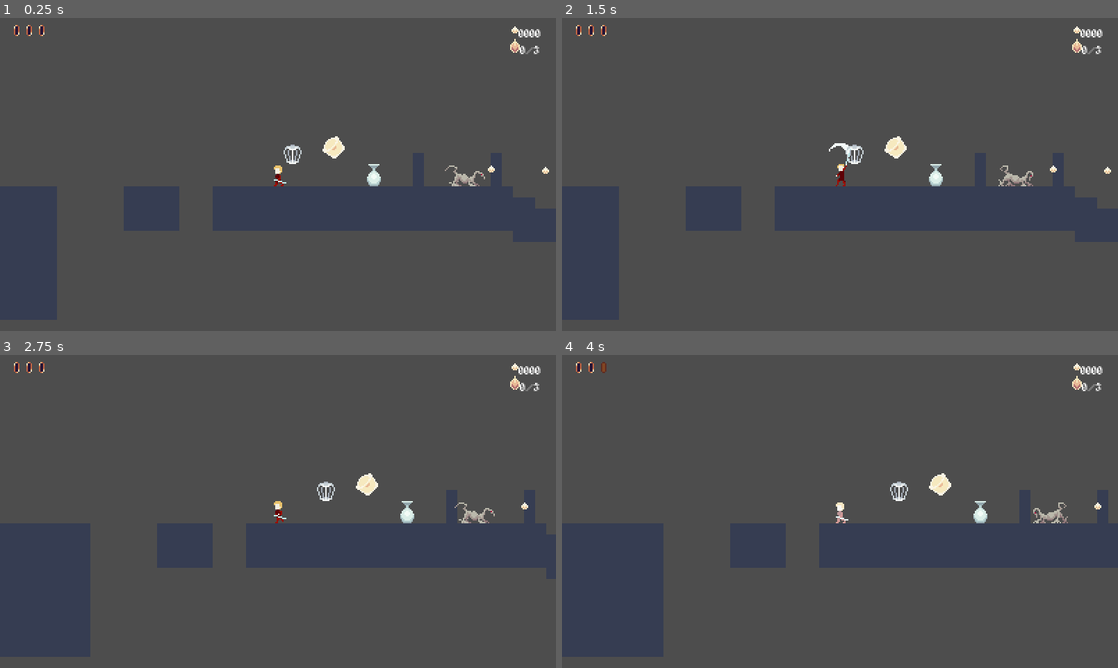
Above: before the commit, frames 1-4 (two rows, left to right).
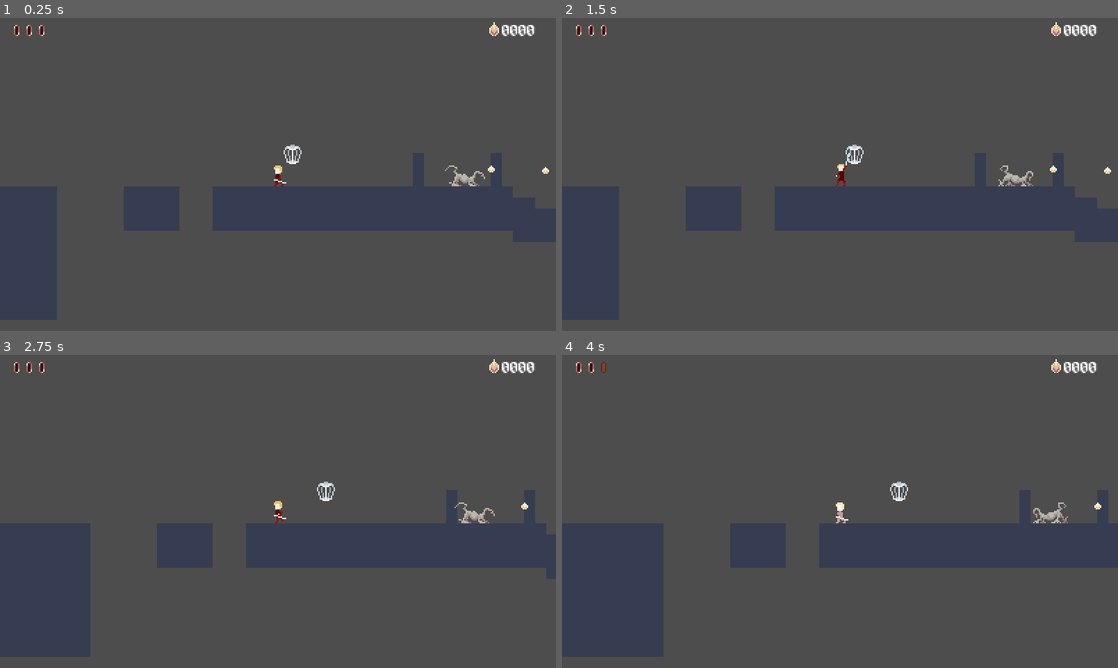
Above: after the commit, the same moments.

Repository: Zac707/into-the-night
Game: Godot game, scene res://Scenes/test_scene.tscn
Two runs of this game, one before a commit and one after it. Both use one fixed random seed, a clock stepped at 60 frames per second and the inputs below. The project has no main scene, so this scene is started directly. The engine's default icon, where the game draws it, is replaced by a stand-in: a white triangle on a blue panel in a dark square.
Inputs:
- Up to frame 1 (0.25 s): no input
- Up to frame 2 (1.5 s): hold W (up) from 0.53 s (still down); tap L (attack) at 0.6, 1.35 s; tap Space (jump) at 0.77 s
- Up to frame 3 (2.75 s): tap Space (jump) at 1.52 s; release W (up) at 2.03 s; hold A (left) from 2.03 s (still down); tap K (hook_test) at 2.1 s; tap L (attack) at 2.3 s
- Up to frame 4 (4 s): tap L (attack) at 2.85, 3.6 s; tap Space (jump) at 3.02, 3.77 s; release A (left) at 3.53 s; hold S (down) from 3.53 s (still down)

The runs differ from the first frame. In frame 1, 0.7% of the frame differs, in the area x 58-98%, y 1-54%; in frame 2, 0.7%, in the area x 48-98%, y 1-54%; in frame 3, 0.7%; in frame 4, 0.7%.

Commit message:
Revert "miscellanous things"
This reverts commit a8cb200f1e9da65e6257311e7f55d31b8ae53ffe.

Diff:
--- a/Scenes/GUI/UI.tscn
+++ b/Scenes/GUI/UI.tscn
@@ -31,6 +31,5 @@
 size_flags_horizontal = 3
 
 [node name="LicanScore" parent="HBoxContainer" unique_id=665192234 instance=ExtResource("1_nxvpl")]
-custom_minimum_size = Vector2(30, 0)
 layout_mode = 2
 size_flags_vertical = 4
--- a/Scenes/GUI/lican_score.tscn
+++ b/Scenes/GUI/lican_score.tscn
@@ -2,47 +2,26 @@
 
 [ext_resource type="Script" uid="uid://c255upj1u78vm" path="res://Scripts/lican_score.gd" id="1_pwfgg"]
 [ext_resource type="Texture2D" uid="uid://bjg78j5dldshg" path="res://Assets/Outdated/collectable.png" id="2_ihspk"]
-[ext_resource type="Texture2D" uid="uid://cecfpm2lc4v6i" path="res://Assets/Level Elements/collectible_small.png" id="2_mun0s"]
 [ext_resource type="FontFile" uid="uid://bqwuooijs7kkr" path="res://Assets/Fonts/alagard.ttf" id="3_ihspk"]
 
-[node name="LicanScore" type="Control" unique_id=665192234 node_paths=PackedStringArray("score_label", "star_label")]
+[node name="LicanScore" type="Control" unique_id=665192234 node_paths=PackedStringArray("score_label")]
 custom_minimum_size = Vector2(45, 0)
 layout_mode = 3
 anchors_preset = 0
 offset_right = 30.0
 offset_bottom = 14.0
 script = ExtResource("1_pwfgg")
-score_label = NodePath("VBoxContainer/HBoxContainer/Label")
-star_label = NodePath("VBoxContainer/HBoxContainer2/Label2")
+score_label = NodePath("Label")
 
-[node name="VBoxContainer" type="VBoxContainer" parent="." unique_id=975407100]
-layout_mode = 0
-offset_right = 22.0
-offset_bottom = 20.0
-
-[node name="HBoxContainer" type="HBoxContainer" parent="VBoxContainer" unique_id=1499890468]
-layout_mode = 2
-alignment = 1
-
-[node name="Sprite2D" type="Sprite2D" parent="VBoxContainer/HBoxContainer" unique_id=722372162]
-texture = ExtResource("2_mun0s")
-
-[node name="Label" type="Label" parent="VBoxContainer/HBoxContainer" unique_id=1673848852]
-layout_mode = 2
-size_flags_horizontal = 8
-theme_override_fonts/font = ExtResource("3_ihspk")
-theme_override_font_sizes/font_size = 8
-text = "0000"
-
-[node name="HBoxContainer2" type="HBoxContainer" parent="VBoxContainer" unique_id=1128475456]
-layout_mode = 2
-alignment = 1
-
-[node name="Sprite2D" type="Sprite2D" parent="VBoxContainer/HBoxContainer2" unique_id=1738649180]
+[node name="Sprite2D" type="Sprite2D" parent="." unique_id=722372162]
 texture = ExtResource("2_ihspk")
 
-[node name="Label2" type="Label" parent="VBoxContainer/HBoxContainer2" unique_id=701961443]
-layout_mode = 2
+[node name="Label" type="Label" parent="." unique_id=1673848852]
+layout_mode = 0
+offset_left = 6.0
+offset_top = -4.0
+offset_right = 30.0
+offset_bottom = 8.0
 theme_override_fonts/font = ExtResource("3_ihspk")
-theme_override_font_sizes/font_size = 8
-text = "0/3"
+theme_override_font_sizes/font_size = 12
+text = "0000"
--- a/Scenes/Level Elements/healing_orb.tscn
+++ /dev/null
@@ -1,18 +0,0 @@
-[gd_scene format=3 uid="uid://dw2ee6rywbdm4"]
-
-[ext_resource type="Script" uid="uid://blr8c8v6ofb7o" path="res://Scripts/healing_orb.gd" id="1_2xgpw"]
-[ext_resource type="Texture2D" uid="uid://emdrkjvo68a2" path="res://Assets/Level Elements/healing_orb.png" id="2_oit4k"]
-
-[sub_resource type="CircleShape2D" id="CircleShape2D_f6n1y"]
-radius = 3.0
-
-[node name="HealingOrb" type="Area2D" unique_id=795334603]
-script = ExtResource("1_2xgpw")
-
-[node name="CollisionShape2D" type="CollisionShape2D" parent="." unique_id=1418031356]
-shape = SubResource("CircleShape2D_f6n1y")
-
-[node name="Sprite2D" type="Sprite2D" parent="." unique_id=688185496]
-texture = ExtResource("2_oit4k")
-
-[connection signal="area_entered" from="." to="." method="_on_area_entered"]
--- a/Scenes/Level Elements/star.tscn
+++ /dev/null
@@ -1,62 +0,0 @@
-[gd_scene format=3 uid="uid://by03lv4rsdh0p"]
-
-[ext_resource type="Script" uid="uid://bljgkbol7nxe2" path="res://Scripts/star.gd" id="1_c0kux"]
-[ext_resource type="Texture2D" uid="uid://c6s0knkljpnas" path="res://Assets/Level Elements/Bic_Lican-Sheet.png" id="2_mq05y"]
-
-[sub_resource type="CircleShape2D" id="CircleShape2D_f23li"]
-radius = 8.0
-
-[sub_resource type="AtlasTexture" id="AtlasTexture_lueng"]
-atlas = ExtResource("2_mq05y")
-region = Rect2(16, 0, 16, 16)
-
-[sub_resource type="AtlasTexture" id="AtlasTexture_8pd8c"]
-atlas = ExtResource("2_mq05y")
-region = Rect2(32, 0, 16, 16)
-
-[sub_resource type="AtlasTexture" id="AtlasTexture_pyfxt"]
-atlas = ExtResource("2_mq05y")
-region = Rect2(48, 0, 16, 16)
-
-[sub_resource type="AtlasTexture" id="AtlasTexture_bfr3g"]
-atlas = ExtResource("2_mq05y")
-region = Rect2(64, 0, 16, 16)
-
-[sub_resource type="AtlasTexture" id="AtlasTexture_pyd5c"]
-atlas = ExtResource("2_mq05y")
-region = Rect2(80, 0, 16, 16)
-
-[sub_resource type="SpriteFrames" id="SpriteFrames_0qhb1"]
-animations = [{
-"frames": [{
-"duration": 1.0,
-"texture": SubResource("AtlasTexture_lueng")
-}, {
-"duration": 1.0,
-"texture": SubResource("AtlasTexture_8pd8c")
-}, {
-"duration": 1.0,
-"texture": SubResource("AtlasTexture_pyfxt")
-}, {
-"duration": 1.0,
-"texture": SubResource("AtlasTexture_bfr3g")
-}, {
-"duration": 1.0,
-"texture": SubResource("AtlasTexture_pyd5c")
-}],
-"loop": true,
-"name": &"default",
-"speed": 8.0
-}]
-
-[node name="Star" type="Area2D" unique_id=1122452316]
-script = ExtResource("1_c0kux")
-
-[node name="CollisionShape2D" type="CollisionShape2D" parent="." unique_id=1068422938]
-shape = SubResource("CircleShape2D_f23li")
-
-[node name="AnimatedSprite2D" type="AnimatedSprite2D" parent="." unique_id=1671726337]
-sprite_frames = SubResource("SpriteFrames_0qhb1")
-autoplay = "default"
-
-[connection signal="body_entered" from="." to="." method="_on_body_entered"]
--- a/Scenes/Level Elements/vase.tscn
+++ /dev/null
@@ -1,29 +0,0 @@
-[gd_scene format=3 uid="uid://ch6kx6u3wylj2"]
-
-[ext_resource type="Texture2D" uid="uid://ndreiopjmt6w" path="res://Assets/Level Elements/Vase.png" id="1_nyui6"]
-[ext_resource type="Script" uid="uid://c4bgnaplh3j68" path="res://Scripts/vase_hurtbox.gd" id="2_8sobv"]
-[ext_resource type="PackedScene" uid="uid://dw2ee6rywbdm4" path="res://Scenes/Level Elements/healing_orb.tscn" id="3_8sobv"]
-
-[sub_resource type="RectangleShape2D" id="RectangleShape2D_dkl8g"]
-size = Vector2(10, 16)
-
-[sub_resource type="CapsuleShape2D" id="CapsuleShape2D_8fhrt"]
-radius = 5.0
-height = 16.0
-
-[node name="Vase" type="RigidBody2D" unique_id=1750708654]
-
-[node name="CollisionShape2D" type="CollisionShape2D" parent="." unique_id=2040335030]
-shape = SubResource("RectangleShape2D_dkl8g")
-
-[node name="Sprite2D" type="Sprite2D" parent="." unique_id=1791559647]
-texture = ExtResource("1_nyui6")
-
-[node name="VaseHurtbox" type="Area2D" parent="." unique_id=1232823628]
-script = ExtResource("2_8sobv")
-heal_orb = ExtResource("3_8sobv")
-
-[node name="CollisionShape2D" type="CollisionShape2D" parent="VaseHurtbox" unique_id=158056800]
-shape = SubResource("CapsuleShape2D_8fhrt")
-
-[connection signal="area_entered" from="VaseHurtbox" to="VaseHurtbox" method="_on_area_entered"]
--- a/Scenes/Player/player_test.tscn
+++ b/Scenes/Player/player_test.tscn
@@ -101,7 +101,7 @@
 tracks/4/interp = 1
 tracks/4/loop_wrap = true
 tracks/4/keys = {
-"times": PackedFloat32Array(0.1),
+"times": PackedFloat32Array(0.06666667),
 "transitions": PackedFloat32Array(1),
 "values": [{
 "args": [],
@@ -181,7 +181,7 @@
 tracks/5/interp = 1
 tracks/5/loop_wrap = true
 tracks/5/keys = {
-"times": PackedFloat32Array(0.1),
+"times": PackedFloat32Array(0.06666667),
 "transitions": PackedFloat32Array(1),
 "values": [{
 "args": [],
@@ -361,7 +361,7 @@
 tracks/5/interp = 1
 tracks/5/loop_wrap = true
 tracks/5/keys = {
-"times": PackedFloat32Array(0.1),
+"times": PackedFloat32Array(0.06666667),
 "transitions": PackedFloat32Array(1),
 "values": [{
 "args": [],
@@ -429,7 +429,7 @@
 tracks/4/interp = 1
 tracks/4/loop_wrap = true
 tracks/4/keys = {
-"times": PackedFloat32Array(0.1),
+"times": PackedFloat32Array(0.06666667),
 "transitions": PackedFloat32Array(1),
 "values": [{
 "args": [],
@@ -671,7 +671,7 @@
 tracks/4/interp = 1
 tracks/4/loop_wrap = true
 tracks/4/keys = {
-"times": PackedFloat32Array(0.1),
+"times": PackedFloat32Array(0.06666667),
 "transitions": PackedFloat32Array(1),
 "values": [{
 "args": [],
@@ -751,7 +751,7 @@
 tracks/5/interp = 1
 tracks/5/loop_wrap = true
 tracks/5/keys = {
-"times": PackedFloat32Array(0.1),
+"times": PackedFloat32Array(0.06666667),
 "transitions": PackedFloat32Array(1),
 "values": [{
 "args": [],
@@ -819,7 +819,7 @@
 tracks/4/interp = 1
 tracks/4/loop_wrap = true
 tracks/4/keys = {
-"times": PackedFloat32Array(0.1),
+"times": PackedFloat32Array(0.06666667),
 "transitions": PackedFloat32Array(1),
 "values": [{
 "args": [],
@@ -931,7 +931,7 @@
 tracks/5/interp = 1
 tracks/5/loop_wrap = true
 tracks/5/keys = {
-"times": PackedFloat32Array(0.1),
+"times": PackedFloat32Array(0.06666667),
 "transitions": PackedFloat32Array(1),
 "values": [{
 "args": [],
@@ -991,20 +991,6 @@
 "transitions": PackedFloat32Array(1, 1),
 "update": 1,
 "values": [false, true]
-}
-tracks/4/type = "method"
-tracks/4/imported = false
-tracks/4/enabled = true
-tracks/4/path = NodePath("StateMachine/PlayerAttack")
-tracks/4/interp = 1
-tracks/4/loop_wrap = true
-tracks/4/keys = {
-"times": PackedFloat32Array(0.1),
-"transitions": PackedFloat32Array(1),
-"values": [{
-"args": [],
-"method": &"spawn_effect"
-}]
 }
 
 [sub_resource type="Animation" id="Animation_ffx63"]
@@ -1303,7 +1289,7 @@
 texture = ExtResource("3_qki6r")
 hframes = 26
 vframes = 4
-frame = 34
+frame = 14
 
 [node name="PlayerCollision" type="CollisionShape2D" parent="." unique_id=23757872]
 position = Vector2(0, 1)
@@ -1380,7 +1366,6 @@
 collision_mask = 3
 
 [node name="CollisionShape2D" type="CollisionShape2D" parent="PlayerComponents/AttackComponentPlayer" unique_id=1799505131]
-scale = Vector2(1, 0.6)
 shape = SubResource("CapsuleShape2D_8dx66")
 disabled = true
 
--- a/Scenes/test_scene.tscn
+++ b/Scenes/test_scene.tscn
@@ -13,8 +13,6 @@
 [ext_resource type="Script" uid="uid://hsvc43sf0ked" path="res://Scripts/killbox.gd" id="12_4blnk"]
 [ext_resource type="PackedScene" uid="uid://dyhcp7iky6fp3" path="res://Scenes/Level Elements/grapple_point.tscn" id="12_ibmi3"]
 [ext_resource type="Script" uid="uid://dh0ss2478cckn" path="res://Scripts/respawn_point.gd" id="13_tnimv"]
-[ext_resource type="PackedScene" uid="uid://ch6kx6u3wylj2" path="res://Scenes/Level Elements/vase.tscn" id="14_tnimv"]
-[ext_resource type="PackedScene" uid="uid://by03lv4rsdh0p" path="res://Scenes/Level Elements/star.tscn" id="15_4qg1e"]
 
 [sub_resource type="TileSetAtlasSource" id="TileSetAtlasSource_coq8p"]
 texture = ExtResource("3_sasra")
@@ -670,12 +668,6 @@
 [node name="CollisionShape2D" type="CollisionShape2D" parent="RespawnManager/RespawnPoint2" unique_id=1472703342]
 shape = SubResource("RectangleShape2D_dhrl2")
 
-[node name="Vase" parent="." unique_id=1750708654 instance=ExtResource("14_tnimv")]
-position = Vector2(-44, 12)
-
-[node name="Star" parent="." unique_id=1122452316 instance=ExtResource("15_4qg1e")]
-position = Vector2(-73, -4)
-
 [connection signal="body_entered" from="CameraManager/CameraBox1" to="CameraManager/CameraBox1" method="_on_body_entered"]
 [connection signal="body_entered" from="CameraManager/CameraBox2" to="CameraManager/CameraBox2" method="_on_body_entered"]
 [connection signal="area_entered" from="RespawnManager/Killbox" to="RespawnManager/Killbox" method="_on_area_entered"]
--- a/Scripts/Globals/AnimationManager.gd
+++ b/Scripts/Globals/AnimationManager.gd
@@ -10,11 +10,3 @@
 
 	await get_tree().create_timer(effect_duration).timeout
 	instance.queue_free()
-
-
-func place_scene(object, object_pos, object_scale):
-	var instance = object.instantiate()
-	instance.global_position = object_pos
-	instance.scale = object_scale
-	get_tree().current_scene.add_child(instance)
-	print("instance placed")
--- a/Scripts/Globals/GlobalEventManager.gd
+++ b/Scripts/Globals/GlobalEventManager.gd
@@ -2,7 +2,6 @@
 
 
 var current_tilemap_bounds: Array[Vector2]
-
 signal bounds_changed(bounds: Array[Vector2])
 
 
--- a/Scripts/Globals/PlayerGlobals.gd
+++ b/Scripts/Globals/PlayerGlobals.gd
@@ -5,8 +5,6 @@
 var maximum_health: int = 3
 var current_health: int
 var collected_licans: int
-var collected_stars: int
 
 signal health_changed
 signal lican_collected
-signal star_collected
--- a/Scripts/Player Scripts/Player States/player_attack.gd
+++ b/Scripts/Player Scripts/Player States/player_attack.gd
@@ -4,7 +4,7 @@
 class_name PlayerAttack
 
 
-@export var effect_duration: float = 0.2
+@export var effect_duration: float = 0.0667
 
 var attack_sprite: = preload("res://Assets/Player/swordslash_small.png")
 var attack_sprite_big: = preload("res://Assets/Player/swordslash_big.png")
@@ -13,7 +13,6 @@
 "Left_Attack_Up": [attack_sprite_big, Vector2(0, -15), Vector2(-1.0, 1.0)], "Aerial_Attack_Side": [attack_sprite, Vector2(15, 0), Vector2(1.0, 1.0)], "Left_Aerial_Attack_Side": [attack_sprite, Vector2(-15, 0), Vector2(-1.0, 1.0)],
 "Aerial_Attack_Down": [attack_sprite_big, Vector2(0, 15), Vector2(1.0, -1.0)], "Aerial_Attack_Up": [attack_sprite_big, Vector2(0, -15), Vector2(1.0, 1.0)],"Left_Aerial_Attack_Down": [attack_sprite_big, Vector2(0, 15), Vector2(-1.0, -1.0)],
 "Left_Aerial_Attack_Up": [attack_sprite_big, Vector2(0, -15), Vector2(-1.0, 1.0)]}
-var effect_allowed: bool = false
 
 var directional_input: Vector2
 var bounce_executed: bool = false
@@ -64,24 +63,19 @@
 	is_airborne = false
 	attacked_areas.clear()
 	chosen_effect = []
-	effect_allowed = false
 
 
 func update(_delta: float):
 	for area in player.attack_component.get_overlapping_areas():
 		if area.has_method("get_enemy_damage") and not attacked_areas.has(area):
-			effect_allowed = true
 			var attack = Attack.new()
 			attack.attack_damage = 1
 			attack.attack_direction = directional_input
 			attack.knockback_force = 30
 			area.get_enemy_damage(attack)
 			attacked_areas.append(area)
-
 		if area.is_in_group("bouncing_object") and directional_input == Vector2(0, 1) and not player.is_on_floor():
-			effect_allowed = true
 			_bounce()
-
 
 	evaluate_transitions()
 
@@ -108,10 +102,8 @@
 
 
 func spawn_effect():
-	if effect_allowed:
-		print ("spawning effect")
-		var pos: Vector2 = chosen_effect[1] + player.global_position
-		AnimationManager.place_effects(chosen_effect[0], pos, chosen_effect[2], effect_duration)
+	var pos: Vector2 = chosen_effect[1] + player.global_position
+	AnimationManager.place_effects(chosen_effect[0], pos, chosen_effect[2], effect_duration)
 
 
 func evaluate_transitions():
--- a/Scripts/Player Scripts/Player States/player_fall.gd
+++ b/Scripts/Player Scripts/Player States/player_fall.gd
@@ -19,11 +19,13 @@
 	jump_buffer_timer = 0.0
 
 	evaluate_transitions()
+	print(player.position, " ", player.hurtbox.position, " ", player.sprite.position)
 
 
 func exit():
 	transition_time = 0.00
 	jump_buffer_timer = 0.0
+	print(player.position, " ", player.hurtbox.position, " ", player.sprite.position)
 
 
 func update(_delta: float):
--- a/Scripts/Player Scripts/Player States/player_idle.gd
+++ b/Scripts/Player Scripts/Player States/player_idle.gd
@@ -11,6 +11,7 @@
 		player.animation_player.play("Left_Idle")
 
 	evaluate_transitions()
+	print("state READY ", player.position, " ", player.hurtbox.position, " ", player.sprite.position)
 
 
 func exit():
--- a/Scripts/Player Scripts/Player States/player_jump.gd
+++ b/Scripts/Player Scripts/Player States/player_jump.gd
@@ -15,10 +15,11 @@
 	_jump()
 
 	evaluate_transitions()
+	print(player.position, " ", player.hurtbox.position, " ", player.sprite.position)
 
 
 func exit():
-	pass
+	print(player.position, " ", player.hurtbox.position, " ", player.sprite.position)
 
 
 func update(_delta: float):
--- a/Scripts/Player Scripts/health_component_player.gd
+++ b/Scripts/Player Scripts/health_component_player.gd
@@ -30,12 +30,6 @@
 			player.queue_free()
 
 
-func heal_player(heal_amount):
-	if PlayerGlobals.current_health < PlayerGlobals.maximum_health:
-		PlayerGlobals.current_health += heal_amount
-		PlayerGlobals.health_changed.emit(PlayerGlobals.current_health)
-
-
 func _on_invulnerability_timer_timeout() -> void:
 	invulnerable = false
 	mat.set_shader_parameter("flash_active", false)
--- a/Scripts/Player Scripts/player_test.gd
+++ b/Scripts/Player Scripts/player_test.gd
@@ -42,6 +42,10 @@
 signal new_direction
 
 
+func _ready() -> void:
+	print("READY ", self.position, " ", hurtbox.position, " ", sprite.position)
+
+
 func _physics_process(delta: float) -> void:
 	move_and_slide()
 
--- a/Scripts/Player Scripts/state_machine.gd
+++ b/Scripts/Player Scripts/state_machine.gd
@@ -40,4 +40,4 @@
 		current_state.exit()
 	new_state.enter()
 	current_state = new_state
-	#print(new_state)
+	print(new_state)
--- a/Scripts/healing_orb.gd
+++ /dev/null
@@ -1,10 +0,0 @@
-extends Area2D
-
-
-@export var healing_power: int = 1
-
-
-func _on_area_entered(area: Area2D) -> void:
-	if area.has_method("heal_player"):
-		area.heal_player(healing_power)
-		self.queue_free()
--- a/Scripts/lican_score.gd
+++ b/Scripts/lican_score.gd
@@ -2,20 +2,15 @@
 
 
 @export var score_label: Label
-@export var star_label: Label
 
 var current_licans: int
-var current_stars: int
 
 
 func _ready() -> void:
 	current_licans = PlayerGlobals.collected_licans
 	update_score(current_licans)
-	current_stars = PlayerGlobals.collected_stars
-	update_stars(current_stars)
 
 	PlayerGlobals.lican_collected.connect(update_score)
-	PlayerGlobals.star_collected.connect(update_stars)
 
 
 func update_score(lican_number):
@@ -26,9 +21,3 @@
 		score_string = "0" + score_string
 		score_length -= 1
 	score_label.text = score_string
-
-
-func update_stars(stars_number):
-	current_stars += stars_number
-	var star_string = str(current_stars)
-	star_label.text = star_string + "/3"
--- a/Scripts/star.gd
+++ /dev/null
@@ -1,8 +0,0 @@
-extends Area2D
-
-
-func _on_body_entered(body: Node2D) -> void:
-	if body.is_in_group("Player"):
-		PlayerGlobals.collected_stars += 1
-		PlayerGlobals.star_collected.emit(1)
-		queue_free()
--- a/Scripts/vase_hurtbox.gd
+++ /dev/null
@@ -1,10 +0,0 @@
-extends Area2D
-
-
-@export var heal_orb: PackedScene
-
-
-func _on_area_entered(area: Area2D) -> void:
-	if area.is_in_group("attack_area"):
-		AnimationManager.place_scene(heal_orb, get_parent().global_position, Vector2(1.0, 1.0))
-		get_parent().queue_free()
Binary file removed: Assets/Level Elements/Bic_Lican-Sheet.png
Not shown, removed: Assets/Level Elements/Bic_Lican-Sheet.png.import
Binary file removed: Assets/Level Elements/Vase.png
Not shown, removed: Assets/Level Elements/Vase.png.import
Binary file removed: Assets/Level Elements/healing_orb.png
Not shown, removed: Assets/Level Elements/healing_orb.png.import
Binary file changed: Assets/Player/Main_Char_both_sides-Sheet.png
Not shown, removed: Scripts/healing_orb.gd.uid
Not shown, removed: Scripts/star.gd.uid
Not shown, removed: Scripts/vase_hurtbox.gd.uid
